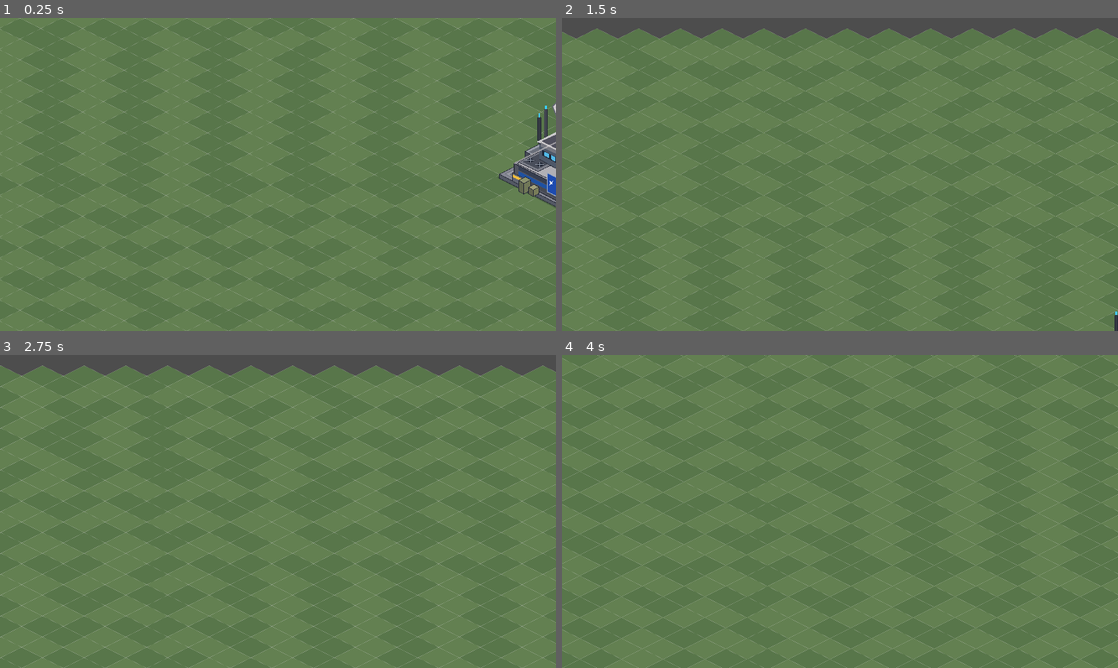
Above: before the commit, frames 1-4 (two rows, left to right).
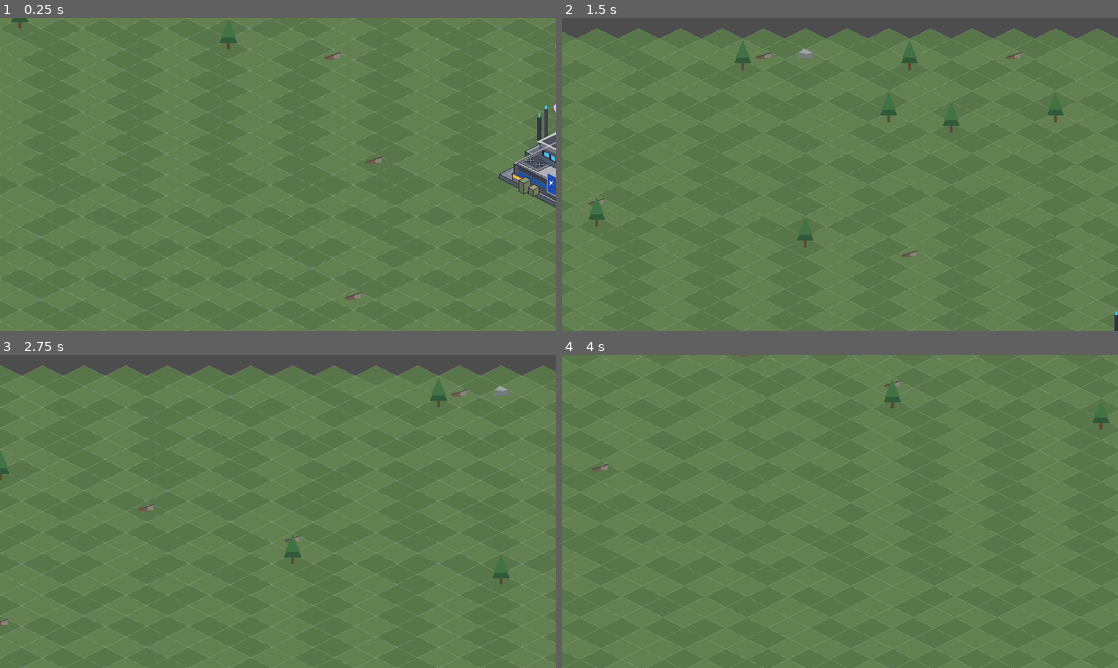
Above: after the commit, the same moments.

Repository: AlmightyTank/WebRTS
Game: Godot game, scene res://scenes/battlefield.tscn
Same seed, same stepped clock (60 frames per second), same inputs: the game is played once before the commit and once after it.
Inputs (mouse positions are in pixels of both pictures, inside the frame that each line leads up to):
- Up to frame 1 (0.25 s): no input
- Up to frame 2 (1.5 s): tap Enter at 0.5 s; move the mouse to (812, 237) at 0.52 s; hold Up (ui_up) 0.53-1.25 s; click (812, 237) at 0.67 s; drag from (1006, 221) to (812, 237) at 1.27 s
- Up to frame 3 (2.75 s): tap Space at 2 s; move the mouse to (111, 464) at 2.02 s; hold Left (ui_left) from 2.03 s (still down)
- Up to frame 4 (4 s): release Left (ui_left) at 2.75 s; drag from (867, 511) to (673, 464) at 2.77 s; tap Enter at 3.5 s; move the mouse to (756, 433) at 3.52 s; hold Down (ui_down) from 3.53 s (still down)

The runs differ from the first frame. In frame 1, 0.2% of the frame differs, in the area x 2-100%, y 0-90%; in frame 2, 0.8%, in the area x 4-91%, y 7-77%; in frame 3, 0.6%; in frame 4, 0.3%.

Commit message:
feat(godot): spawn deterministic terrain obstacles and expose occupancy queries

Diff:
--- a/godot/scripts/battlefield.gd
+++ b/godot/scripts/battlefield.gd
@@ -12,12 +12,15 @@
 var terrain: TileMapLayer
 var transitions: TileMapLayer
 var actors: Node2D
+var blocked_cells: Dictionary = {}
+const OBSTACLE_SCRIPT := preload("res://scripts/terrain_obstacle.gd")
 const COMMAND_CENTER_SCENE: PackedScene = preload("res://scenes/buildings/command_center.tscn")
 
 func _ready() -> void:
 	_build_terrain()
 	_create_actor_layer()
 	_spawn_initial_command_center()
+	_spawn_terrain_obstacles()
 	camera = Camera2D.new()
 	camera.set_script(preload("res://scripts/rts_camera.gd"))
 	camera.name = "RTSCamera"
@@ -35,6 +38,33 @@
 	actors.y_sort_enabled = true
 	actors.z_index = 1
 	add_child(actors)
+
+func _spawn_terrain_obstacles() -> void:
+	# Deterministic sparse decoration; avoid the initial HQ and paved road.
+	for y in range(2, HEIGHT - 2):
+		for x in range(2, WIDTH - 2):
+			var cell := Vector2i(x, y)
+			if abs(x - WIDTH / 2) <= 3 and abs(y - HEIGHT / 2) <= 3:
+				continue
+			if terrain_kind(x, y) == 4:
+				continue
+			var hash_value: int = posmod(x * 73856093 ^ y * 19349663, 997)
+			if hash_value >= 22:
+				continue
+			var obstacle := Node2D.new()
+			obstacle.set_script(OBSTACLE_SCRIPT)
+			obstacle.name = "Obstacle_%d_%d" % [x, y]
+			actors.add_child(obstacle)
+			obstacle.call("configure", hash_value % 3, cell, tile_to_world(cell))
+			blocked_cells[cell] = true
+
+func is_cell_blocked(cell: Vector2i) -> bool:
+	if cell.x < 0 or cell.y < 0 or cell.x >= WIDTH or cell.y >= HEIGHT:
+		return true
+	if blocked_cells.has(cell):
+		return true
+	# Reserve the headquarters footprint for future navigation/placement.
+	return abs(cell.x - WIDTH / 2) <= 1 and abs(cell.y - HEIGHT / 2) <= 1
 
 func _spawn_initial_command_center() -> void:
 	# Initial static headquarters preview; interactive placement is scheduled for v0.3.
